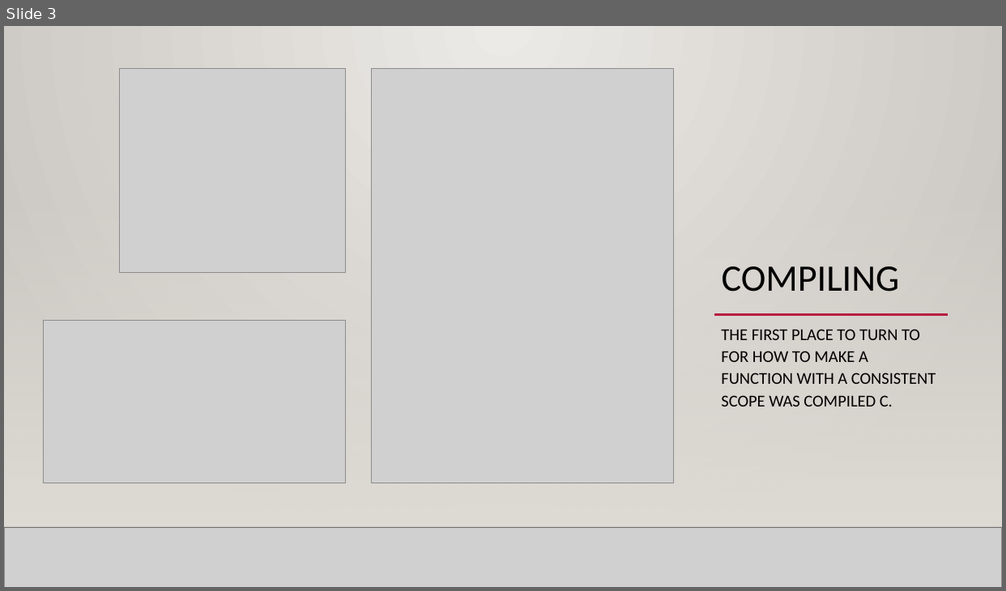
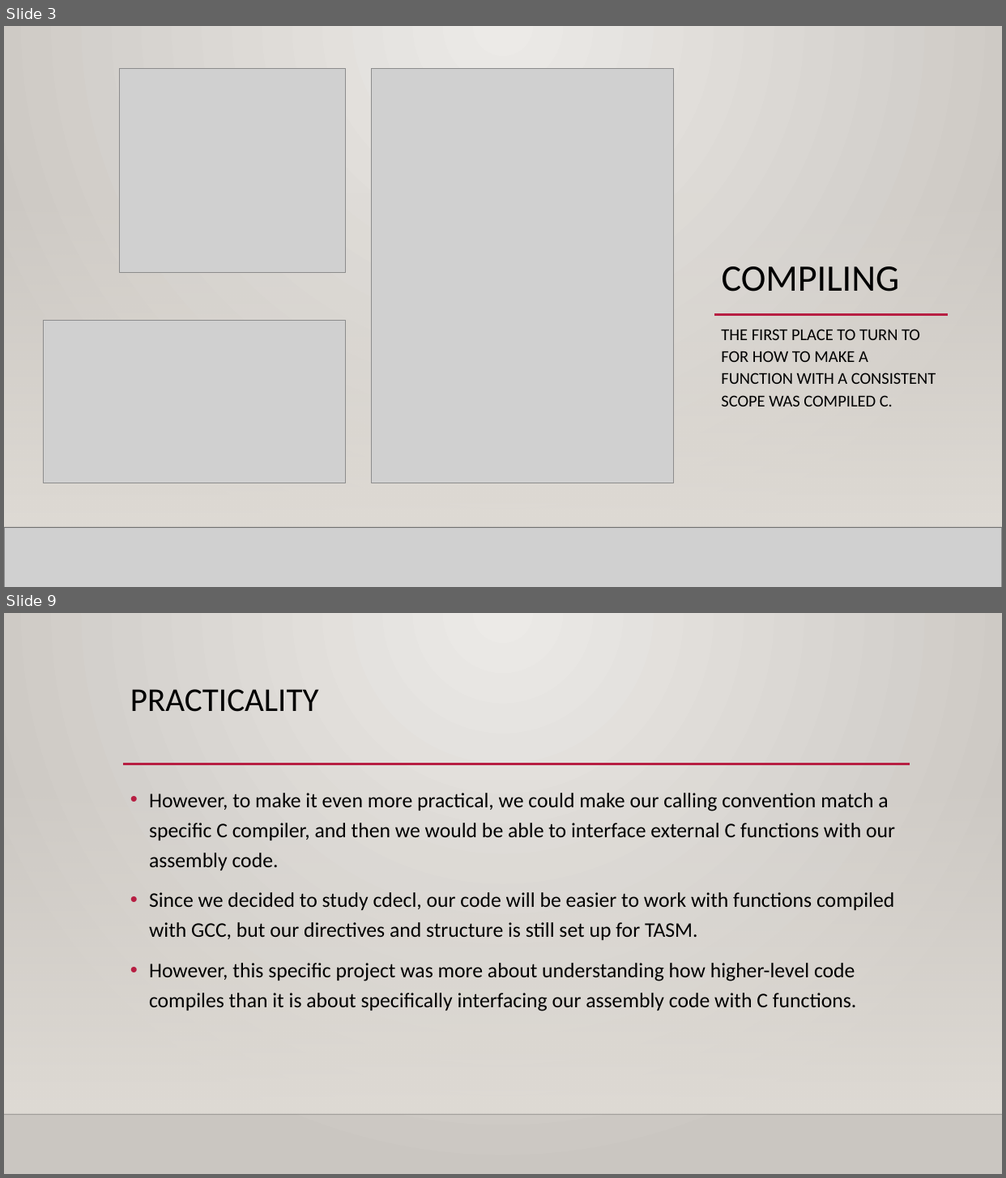
Before and after one commit to jarum3/Final, a slide deck: FinalPresentation.pptx. Shown one above the other, each under a label of ours: slide 3 before the commit, slides 3 and 9 after it; the slides between them are not shown. The pictures are 1006x591 and 1006x1178 pixels, drawn with LibreOffice and Linux fonts; fonts in the diff are those of the drawing; grey boxes stand for pictures; background and template pictures are left out. Boxes give left, top, right and bottom in pixels: in the first picture for what was removed or moved away, otherwise in the second. Text is boxed around its words. In the diff, an @@ line names an element or a change of style, - is before the commit and + after.

```diff
--- a/FinalPresentation.pptx
+++ b/FinalPresentation.pptx
@@ slide 9 added at (x1=4, y1=613, x2=1002, y2=1174), background gradient #ECEAE7 to #CAC7C1; not listed: 3 template elements that a slide beside it also shows @@
@@ title added at (x1=130, y1=689, x2=319, y2=712), 32 pt, text #000000 @@
+PRACTICALITY
@@ text added at (x1=149, y1=793, x2=895, y2=1012), 20 pt, text #000000 @@
+• However, to make it even more practical, we could make our calling convention match a specific C compiler, and then we would be able to interface external C functions with our assembly code.
+• Since we decided to study cdecl, our code will be easier to work with functions compiled with GCC, but our directives and structure is still set up for TASM.
+• However, this specific project was more about understanding how higher-level code compiles than it is about specifically interfacing our assembly code with C functions.
```
Also in this commit, not shown: 4 slides changed, 2 other slides added.
